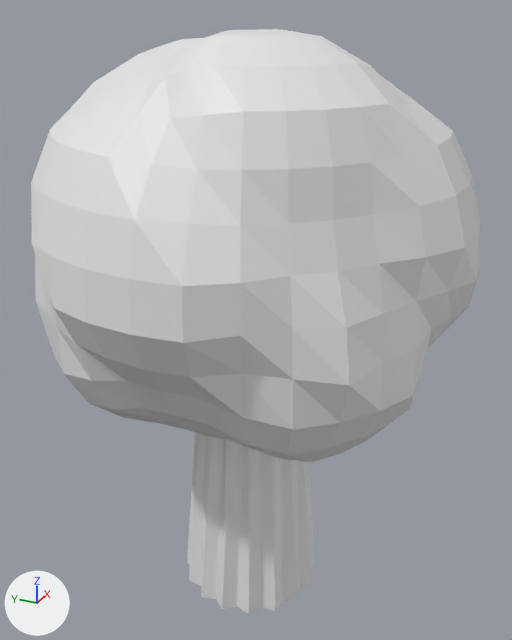
The Blender file Assets/Models Dev/AppleTree.blend as it was, and as the next commit left it.
Before and after are seen from a 50 mm lens placed at (-6.82, -3.14, 7.07), pointed at (0.11, -0.02, 3.6). Lighting does not change. The marker at lower left points along +X, +Y and +Z.

The older version as bpy lines, for what is in view:
```python
me_circle_001 = bpy.data.meshes.new('Circle.001')
me_circle_001.from_pydata(...)  # 548 vertices, 608 faces; spans x -2.42..2.43, y -2.45..2.4, z 0.0..6.83
ob_circle = bpy.data.objects.new('Circle', me_circle_001)
ob_circle.location = (0.0, 0.0, -0.04)
```
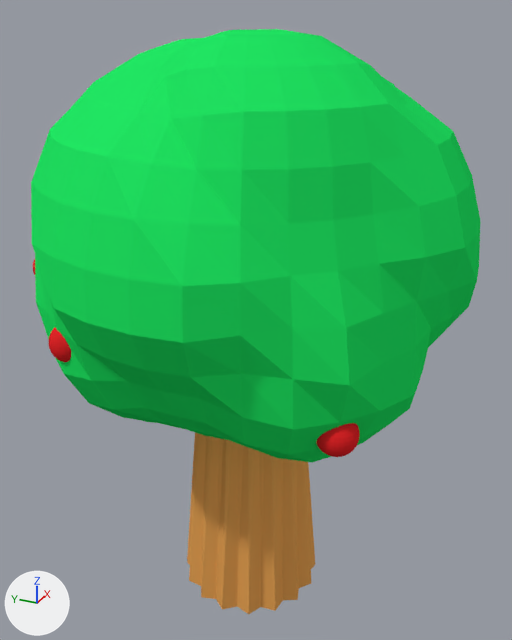
The change, as a diff of the scene's bpy script:
```diff
--- a/Assets/Models Dev/AppleTree.blend.py
+++ b/Assets/Models Dev/AppleTree.blend.py
@@ mat_material_001 @@
+mat_material_001 = diffuse_material('Material.001')
+mat_material_001.base_color = (0.0156, 0.8, 0.126)  # green #22e763
@@ mat_material_003 @@
+mat_material_003 = diffuse_material('Material.003')
+mat_material_003.base_color = (0.8, 0.0197, 0.0228)  # red #e7262a
@@ mat_material_002 @@
+mat_material_002 = diffuse_material('Material.002')
+mat_material_002.base_color = (0.8, 0.371, 0.0929)  # orange #e7a456
@@ me_circle_001 @@
 # used by ob_circle; location = (0.0, 0.0, -0.04)
-me_circle_001.from_pydata(...)  # 548 vertices, 608 faces; spans x -2.42..2.43, y -2.45..2.4, z 0.0..6.83
+me_circle_001.from_pydata(...)  # 2958 vertices, 3168 faces; spans x -2.42..2.43, y -2.45..2.4, z 0.0..6.83
+# me_circle_001 part 1: a new loose piece, a UV sphere (32 segments, 16 rings, poles along z) spanning x -1.64..-1.21, y -1.75..-1.33, z 3.19..3.61, in mat_material_003 (red #e7262a)
+# me_circle_001 part 2: a new loose piece, a UV sphere (32 segments, 16 rings, poles along z) spanning x -1.95..-1.53, y 0.98..1.4, z 3.73..4.15, in mat_material_003 (red #e7262a)
+# me_circle_001 part 3: 544 faces spanning x -2.42..2.43, y -2.45..2.4, z 2.46..6.83 switch from no material to mat_material_001 (green #21e764)
+# me_circle_001 part 4: 64 faces spanning x -0.88..0.88, y -0.88..0.88, z 0.0..4.12 switch from no material to mat_material_002 (orange #e7a456)
+me_circle_001.materials.append(mat_material_003)  # red #e7262a
```

What differs and where, as boxes [x1, y1, x2, y2] in the pictures (512 x 640 px):
part 1 of me_circle_001, added (red): after [316, 423, 360, 457]
part 2 of me_circle_001, added (red): after [49, 328, 71, 362]
part 3 of me_circle_001, recoloured (white to green): [31, 29, 480, 462] in both
part 4 of me_circle_001, recoloured: [187, 433, 315, 614] in both
